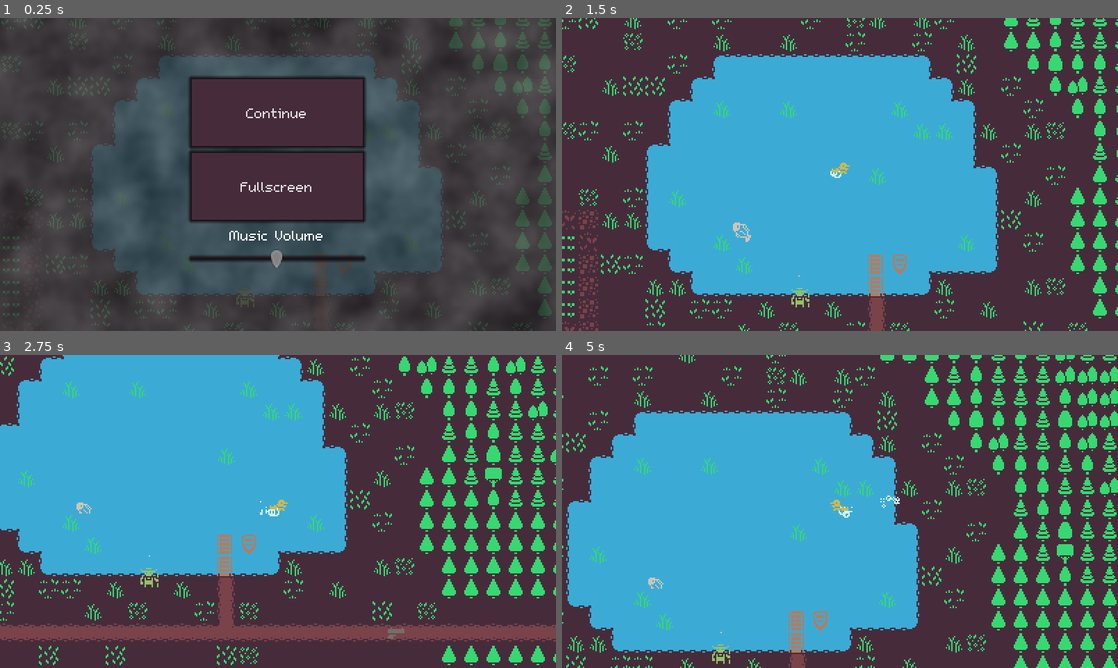
Above: before the commit, frames 1-4 (two rows, left to right).
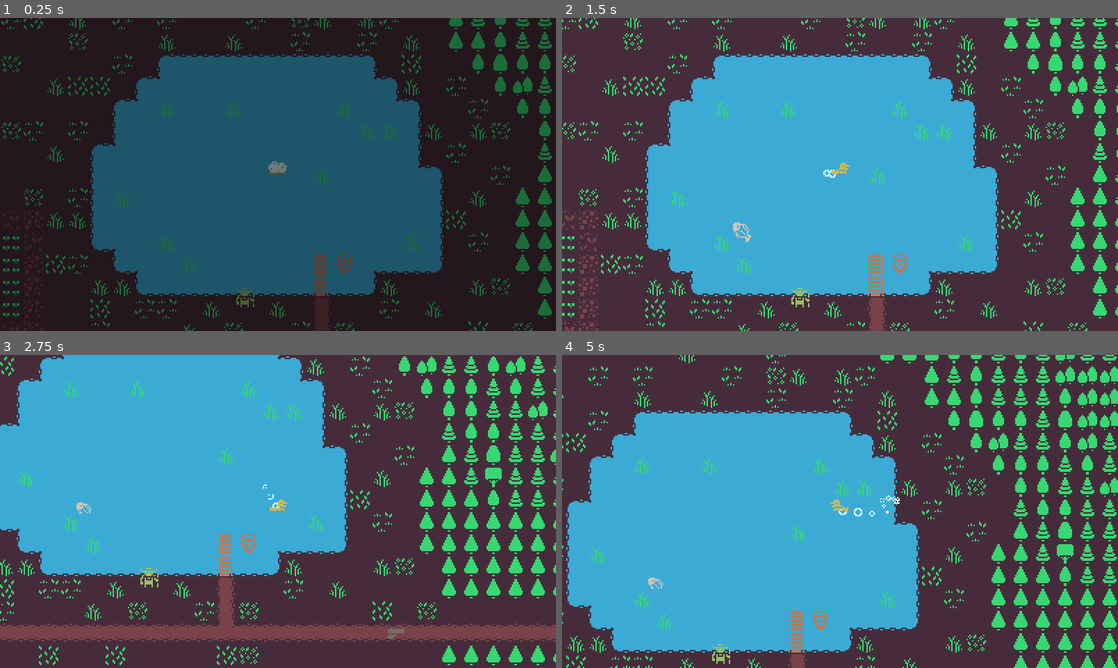
Above: after the commit, the same moments.

Repository: Lukvargen/Ducklike
Game: Godot game, scene res://Farm.tscn
The game is run twice, just before and just after one commit, with the same random seed, the same clock (stepped at 60 frames per second) and the same inputs.
Inputs (mouse positions are in pixels of both pictures, inside the frame that each line leads up to):
- Up to frame 1 (0.25 s): no input
- Up to frame 2 (1.5 s): click (840, 111) at 0.5 s, where only the run before the commit has a clickable "Continue"; move the mouse to (962, 158) at 1.27 s; hold D (move_right) from 1.28 s (still down); hold E (interact) from 1.28 s (still down)
- Up to frame 3 (2.75 s): move the mouse to (166, 527) at 2.02 s; release D (move_right) at 2.03 s; release E (interact) at 2.03 s; hold S (move_down) from 2.03 s (still down); tap J (attack) at 2.1 s; tap E (interact) at 2.3 s
- Up to frame 4 (5 s): move the mouse to (895, 442) at 2.77 s; release S (move_down) at 2.78 s; hold D (move_right) 2.78-3.53 s; hold E (interact) 2.78-3.53 s; move the mouse to (812, 574) at 3.52 s; hold W (move_up) 3.53-4.28 s; tap Space (roll) at 3.6 s; tap E (interact) at 3.8 s; move the mouse to (1006, 558) at 4.27 s; hold A (move_left) from 4.28 s (still down); hold E (interact) from 4.28 s (still down)

The runs differ from the first frame. In frame 1, 95% of the frame differs, in the area x 0-100%, y 0-100%; in frame 2, less than 0.1%; in frame 3, less than 0.1%; in frame 4, less than 0.1%.

Commit message:
dog

Diff:
--- a/Farm.tscn
+++ b/Farm.tscn
@@ -1,13 +1,16 @@
-[gd_scene load_steps=16 format=2]
+[gd_scene load_steps=30 format=2]
 
 [ext_resource path="res://Textures/colored_transparent_packed.png" type="Texture" id=1]
 [ext_resource path="res://Tileset.tres" type="TileSet" id=2]
 [ext_resource path="res://Player/Player.tscn" type="PackedScene" id=3]
 [ext_resource path="res://Scripts/WaterArea.gd" type="Script" id=4]
-[ext_resource path="res://Scenes/MageEnemy.tscn" type="PackedScene" id=5]
+[ext_resource path="res://Scenes/MainTheme.tres" type="Theme" id=5]
 [ext_resource path="res://Scripts/Farm.gd" type="Script" id=6]
+[ext_resource path="res://Scripts/Dog.gd" type="Script" id=7]
 [ext_resource path="res://Scripts/Bob.gd" type="Script" id=8]
+[ext_resource path="res://Sound/BuyComplete.wav" type="AudioStream" id=9]
 [ext_resource path="res://Scenes/Gun.tscn" type="PackedScene" id=10]
+[ext_resource path="res://Sound/BuyNegative.wav" type="AudioStream" id=11]
 
 [sub_resource type="CircleShape2D" id=1]
 radius = 8.0
@@ -91,6 +94,118 @@
 [sub_resource type="RectangleShape2D" id=7]
 extents = Vector2( 8, 16 )
 
+[sub_resource type="CircleShape2D" id=8]
+radius = 16.0
+
+[sub_resource type="AtlasTexture" id=9]
+atlas = ExtResource( 1 )
+region = Rect2( 512, 192, 16, 16 )
+
+[sub_resource type="AtlasTexture" id=10]
+atlas = ExtResource( 1 )
+region = Rect2( 358, 336, 10, 16 )
+
+[sub_resource type="AtlasTexture" id=11]
+atlas = ExtResource( 1 )
+region = Rect2( 624, 160, 16, 16 )
+
+[sub_resource type="AtlasTexture" id=12]
+atlas = ExtResource( 1 )
+region = Rect2( 624, 224, 16, 16 )
+
+[sub_resource type="AtlasTexture" id=13]
+atlas = ExtResource( 1 )
+region = Rect2( 624, 288, 16, 16 )
+
+[sub_resource type="Animation" id=14]
+resource_name = "HaveMoney"
+length = 0.2
+tracks/0/type = "value"
+tracks/0/path = NodePath("HBoxContainer:modulate")
+tracks/0/interp = 1
+tracks/0/loop_wrap = true
+tracks/0/imported = false
+tracks/0/enabled = true
+tracks/0/keys = {
+"times": PoolRealArray( 0, 0.2 ),
+"transitions": PoolRealArray( 1, 1 ),
+"update": 0,
+"values": [ Color( 0, 1, 0.0627451, 1 ), Color( 1, 1, 1, 1 ) ]
+}
+tracks/1/type = "value"
+tracks/1/path = NodePath("HBoxContainer:rect_scale")
+tracks/1/interp = 1
+tracks/1/loop_wrap = true
+tracks/1/imported = false
+tracks/1/enabled = true
+tracks/1/keys = {
+"times": PoolRealArray( 0, 0.2 ),
+"transitions": PoolRealArray( 1, 1 ),
+"update": 0,
+"values": [ Vector2( 1.2, 1.2 ), Vector2( 1, 1 ) ]
+}
+
+[sub_resource type="Animation" id=15]
+resource_name = "NoMoney"
+length = 0.2
+tracks/0/type = "value"
+tracks/0/path = NodePath("HBoxContainer:rect_rotation")
+tracks/0/interp = 2
+tracks/0/loop_wrap = true
+tracks/0/imported = false
+tracks/0/enabled = true
+tracks/0/keys = {
+"times": PoolRealArray( 0, 0.2 ),
+"transitions": PoolRealArray( 1, 1 ),
+"update": 0,
+"values": [ 15.0, 0.0 ]
+}
+tracks/1/type = "value"
+tracks/1/path = NodePath("HBoxContainer:rect_scale")
+tracks/1/interp = 1
+tracks/1/loop_wrap = true
+tracks/1/imported = false
+tracks/1/enabled = true
+tracks/1/keys = {
+"times": PoolRealArray( 0, 0.2 ),
+"transitions": PoolRealArray( 1, 1 ),
+"update": 0,
+"values": [ Vector2( 1.1, 1.1 ), Vector2( 1, 1 ) ]
+}
+tracks/2/type = "value"
+tracks/2/path = NodePath("HBoxContainer:modulate")
+tracks/2/interp = 2
+tracks/2/loop_wrap = true
+tracks/2/imported = false
+tracks/2/enabled = true
+tracks/2/keys = {
+"times": PoolRealArray( 0, 0.2 ),
+"transitions": PoolRealArray( 1, 1 ),
+"update": 0,
+"values": [ Color( 1, 0, 0, 1 ), Color( 1, 1, 1, 1 ) ]
+}
+
+[sub_resource type="Animation" id=16]
+length = 0.2
+tracks/0/type = "value"
+tracks/0/path = NodePath("HBoxContainer:rect_scale")
+tracks/0/interp = 2
+tracks/0/loop_wrap = true
+tracks/0/imported = false
+tracks/0/enabled = true
+tracks/0/keys = {
+"times": PoolRealArray( 0, 0.2 ),
+"transitions": PoolRealArray( 1, 1 ),
+"update": 0,
+"values": [ Vector2( 1e-05, 1e-05 ), Vector2( 1, 1 ) ]
+}
+
+[sub_resource type="AudioStreamRandomPitch" id=17]
+audio_stream = ExtResource( 9 )
+
+[sub_resource type="AudioStreamRandomPitch" id=18]
+audio_stream = ExtResource( 11 )
+
 [node name="Farm" type="Node2D"]
 script = ExtResource( 6 )
 
@@ -175,8 +290,8 @@
 shape = SubResource( 2 )
 
 [node name="!" type="Sprite" parent="Bob"]
+modulate = Color( 1, 1, 1, 0 )
 position = Vector2( 0, -15.25 )
-scale = Vector2( 0.2, 0.2 )
 texture = ExtResource( 1 )
 region_enabled = true
 region_rect = Rect2( 560, 208, 16, 16 )
@@ -266,8 +381,81 @@
 position = Vector2( 0, 16 )
 shape = SubResource( 7 )
 
-[node name="MageEnemy" parent="." instance=ExtResource( 5 )]
-position = Vector2( -192, -8 )
+[node name="Dog" type="Area2D" parent="."]
+position = Vector2( 192, -32 )
+script = ExtResource( 7 )
+
+[node name="CollisionShape2D" type="CollisionShape2D" parent="Dog"]
+position = Vector2( 0, 8 )
+shape = SubResource( 8 )
+
+[node name="Sprite" type="Sprite" parent="Dog"]
+texture = ExtResource( 1 )
+region_enabled = true
+region_rect = Rect2( 496, 112, 16, 16 )
+
+[node name="HBoxContainer" type="HBoxContainer" parent="Dog"]
+margin_left = -40.0
+margin_top = -24.0
+margin_right = 40.0
+margin_bottom = -8.0
+rect_pivot_offset = Vector2( 40, 8 )
+theme = ExtResource( 5 )
+custom_constants/separation = 0
+alignment = 1
+__meta__ = {
+"_edit_use_anchors_": false
+}
+
+[node name="Label" type="Label" parent="Dog/HBoxContainer"]
+margin_left = 5.0
+margin_top = 1.0
+margin_right = 17.0
+margin_bottom = 14.0
+text = "50"
+
+[node name="TextureRect2" type="TextureRect" parent="Dog/HBoxContainer"]
+margin_left = 17.0
+margin_right = 33.0
+margin_bottom = 16.0
+texture = SubResource( 9 )
+
+[node name="TextureRect" type="TextureRect" parent="Dog/HBoxContainer"]
+margin_left = 33.0
+margin_right = 43.0
+margin_bottom = 16.0
+texture = SubResource( 10 )
+
+[node name="TextureRect3" type="TextureRect" parent="Dog/HBoxContainer"]
+margin_left = 43.0
+margin_right = 59.0
+margin_bottom = 16.0
+texture = SubResource( 11 )
+
+[node name="TextureRect4" type="TextureRect" parent="Dog/HBoxContainer"]
+margin_left = 59.0
+margin_right = 75.0
+margin_bottom = 16.0
+texture = SubResource( 12 )
+
+[node name="TextureRect5" type="TextureRect" parent="Dog/HBoxContainer/TextureRect4"]
+margin_right = 768.0
+margin_bottom = 352.0
+texture = SubResource( 13 )
+__meta__ = {
+"_edit_use_anchors_": false
+}
+
+[node name="AnimationPlayer" type="AnimationPlayer" parent="Dog"]
+anims/HaveMoney = SubResource( 14 )
+anims/NoMoney = SubResource( 15 )
+anims/show = SubResource( 16 )
+
+[node name="buyComplete" type="AudioStreamPlayer" parent="Dog"]
+stream = SubResource( 17 )
+
+[node name="buyNegative" type="AudioStreamPlayer" parent="Dog"]
+stream = SubResource( 18 )
 [connection signal="picked_up" from="Gun2" to="." method="_on_Gun_picked_up"]
 [connection signal="picked_up" from="Bob/Gun" to="." method="_on_Gun_picked_up"]
 [connection signal="body_entered" from="Bob/Area2D" to="Bob" method="_on_Area2D_body_entered"]
@@ -276,3 +464,5 @@
 [connection signal="body_entered" from="WaterArea" to="WaterArea" method="_on_WaterArea_body_entered"]
 [connection signal="body_exited" from="WaterArea" to="WaterArea" method="_on_WaterArea_body_exited"]
 [connection signal="body_entered" from="ExitFarm" to="." method="_on_ExitFarm_body_entered"]
+[connection signal="body_entered" from="Dog" to="Dog" method="_on_Dog_body_entered"]
+[connection signal="body_exited" from="Dog" to="Dog" method="_on_Dog_body_exited"]
--- a/Player/HeartContainer.gd
+++ b/Player/HeartContainer.gd
@@ -10,6 +10,8 @@
 	for heart in get_children():
 		if heart is TextureRect:
 			heart.update_value(hp)
+			heart.visible = max_hp > 0
+			max_hp -= 2
 			hp -= 2
 		pass
 	pass # Replace with function body.
--- a/Player/Player.gd
+++ b/Player/Player.gd
@@ -41,6 +41,8 @@
 
 func _ready():
 	Global.player = self
+
+	increase_max_hp(Global.calculate_max_hp())
 
 func _physics_process(delta):
 	var input_dir := Vector2()
@@ -160,4 +162,8 @@
 		yield(Transition, "transition_complete")
 		get_tree().change_scene_to(load("res://Farm.tscn"))
 
+func increase_max_hp(value):
+	max_hp += value
+	hp += value
+	emit_signal("hp_changed", hp, max_hp)
 	pass
--- a/Player/Player.tscn
+++ b/Player/Player.tscn
@@ -16,26 +16,11 @@
 [sub_resource type="Curve" id=1]
 _data = [ Vector2( 0, 1 ), 0.0, 0.0, 0, 0, Vector2( 1, 0 ), 0.0, 0.0, 0, 0 ]
 
-[sub_resource type="Gradient" id=9]
+[sub_resource type="Gradient" id=2]
 colors = PoolColorArray( 1, 1, 1, 0.545098, 1, 1, 1, 0 )
 
-[sub_resource type="CircleShape2D" id=2]
+[sub_resource type="CircleShape2D" id=3]
 radius = 4.0
-
-[sub_resource type="Animation" id=3]
-length = 0.2
-tracks/0/type = "value"
-tracks/0/path = NodePath("Sprite:region_rect")
-tracks/0/interp = 2
-tracks/0/loop_wrap = true
-tracks/0/imported = false
-tracks/0/enabled = true
-tracks/0/keys = {
-"times": PoolRealArray( 0, 0.2 ),
-"transitions": PoolRealArray( 1, 1 ),
-"update": 0,
-"values": [ Rect2( 400, 112, 16, 16 ), Rect2( 400, 112, 16, 10 ) ]
-}
 
 [sub_resource type="Animation" id=4]
 length = 0.2
@@ -49,11 +34,25 @@
 "times": PoolRealArray( 0, 0.2 ),
 "transitions": PoolRealArray( 1, 1 ),
 "update": 0,
+"values": [ Rect2( 400, 112, 16, 16 ), Rect2( 400, 112, 16, 10 ) ]
+}
+
+[sub_resource type="Animation" id=5]
+length = 0.2
+tracks/0/type = "value"
+tracks/0/path = NodePath("Sprite:region_rect")
+tracks/0/interp = 2
+tracks/0/loop_wrap = true
+tracks/0/imported = false
+tracks/0/enabled = true
+tracks/0/keys = {
+"times": PoolRealArray( 0, 0.2 ),
+"transitions": PoolRealArray( 1, 1 ),
+"update": 0,
 "values": [ Rect2( 400, 112, 16, 10 ), Rect2( 400, 112, 16, 16 ) ]
 }
 
-[sub_resource type="Animation" id=5]
-resource_name = "take_dmg"
+[sub_resource type="Animation" id=6]
 length = 0.1
 tracks/0/type = "value"
 tracks/0/path = NodePath("Sprite:modulate")
@@ -162,7 +161,7 @@
 "values": [ Color( 1, 1, 1, 0 ), Color( 1, 1, 1, 1 ) ]
 }
 
-[sub_resource type="Animation" id=13]
+[sub_resource type="Animation" id=12]
 resource_name = "HpChanged"
 length = 0.2
 tracks/0/type = "value"
@@ -175,15 +174,14 @@
 "times": PoolRealArray( 0, 0.2 ),
 "transitions": PoolRealArray( 1, 1 ),
 "update": 0,
-"values": [ Vector2( 1.5, 1.5 ), Vector2( 1, 1 ) ]
-}
-
-[sub_resource type="AtlasTexture" id=11]
+"values": [ Vector2( 1.2, 1.2 ), Vector2( 1, 1 ) ]
+}
+
+[sub_resource type="AtlasTexture" id=13]
 atlas = ExtResource( 1 )
 region = Rect2( 528, 192, 16, 16 )
 
-[sub_resource type="Animation" id=12]
-resource_name = "SkullChanged"
+[sub_resource type="Animation" id=14]
 length = 0.2
 tracks/0/type = "value"
 tracks/0/path = NodePath(".:rect_scale")
@@ -204,6 +202,9 @@
 
 [node name="WaterParticle" type="CPUParticles2D" parent="."]
 emitting = false
+amount = 5
+lifetime = 0.5
+local_coords = false
 texture = ExtResource( 5 )
 direction = Vector2( -1, 0 )
 spread = 30.0
@@ -229,27 +230,26 @@
 scale_amount = 0.35
 scale_amount_random = 0.51
 scale_amount_curve = SubResource( 1 )
-color_ramp = SubResource( 9 )
+color_ramp = SubResource( 2 )
 __meta__ = {
 "_editor_description_": ""
 }
 
 [node name="CollisionShape2D" type="CollisionShape2D" parent="."]
 position = Vector2( 0, -1 )
-shape = SubResource( 2 )
+shape = SubResource( 3 )
 
 [node name="Sprite" type="Sprite" parent="."]
 modulate = Color( 1, 0.937255, 0.431373, 1 )
 position = Vector2( 0, -6 )
-rotation = 6.28319
 texture = ExtResource( 1 )
 region_enabled = true
 region_rect = Rect2( 400, 112, 16, 16 )
 
 [node name="AnimationPlayer" type="AnimationPlayer" parent="."]
-anims/enter_water = SubResource( 3 )
-anims/exit_water = SubResource( 4 )
-anims/take_dmg = SubResource( 5 )
+anims/enter_water = SubResource( 4 )
+anims/exit_water = SubResource( 5 )
+anims/take_dmg = SubResource( 6 )
 
 [node name="Camera2D" type="Camera2D" parent="."]
 current = true
@@ -257,17 +257,17 @@
 script = ExtResource( 8 )
 
 [node name="WalkSound1" type="AudioStreamPlayer" parent="."]
-stream = SubResource( 6 )
-volume_db = -10.0
-
-[node name="WalkSound2" type="AudioStreamPlayer" parent="."]
 stream = SubResource( 7 )
 volume_db = -10.0
 
+[node name="WalkSound2" type="AudioStreamPlayer" parent="."]
+stream = SubResource( 8 )
+volume_db = -10.0
+
 [node name="WalkAnim" type="AnimationPlayer" parent="."]
 playback_speed = 5.0
-anims/Roll = SubResource( 10 )
-anims/walk = SubResource( 8 )
+anims/Roll = SubResource( 9 )
+anims/walk = SubResource( 10 )
 
 [node name="Weapon" type="Node2D" parent="."]
 position = Vector2( 0, -3.53953 )
@@ -285,12 +285,17 @@
 }
 
 [node name="AnimationPlayer" type="AnimationPlayer" parent="UI/UI"]
-anims/show = SubResource( 15 )
+anims/show = SubResource( 11 )
 
 [node name="HeartContainer" type="GridContainer" parent="UI/UI"]
 anchor_right = 1.0
-margin_bottom = 36.0
+margin_right = -320.0
+margin_bottom = 40.0
+rect_min_size = Vector2( 80, 40 )
+rect_pivot_offset = Vector2( 40, 20 )
 mouse_filter = 2
+custom_constants/vseparation = 0
+custom_constants/hseparation = 0
 columns = 5
 script = ExtResource( 6 )
 __meta__ = {
@@ -299,8 +304,52 @@
 
 [node name="Heart" parent="UI/UI/HeartContainer" instance=ExtResource( 10 )]
 
+[node name="Heart2" parent="UI/UI/HeartContainer" instance=ExtResource( 10 )]
+margin_left = 16.0
+margin_right = 32.0
+
+[node name="Heart3" parent="UI/UI/HeartContainer" instance=ExtResource( 10 )]
+margin_left = 32.0
+margin_right = 48.0
+
+[node name="Heart4" parent="UI/UI/HeartContainer" instance=ExtResource( 10 )]
+margin_left = 48.0
+margin_right = 64.0
+
+[node name="Heart5" parent="UI/UI/HeartContainer" instance=ExtResource( 10 )]
+margin_left = 64.0
+margin_right = 80.0
+
+[node name="Heart6" parent="UI/UI/HeartContainer" instance=ExtResource( 10 )]
+margin_top = 16.0
+margin_bottom = 32.0
+
+[node name="Heart7" parent="UI/UI/HeartContainer" instance=ExtResource( 10 )]
+margin_left = 16.0
+margin_top = 16.0
+margin_right = 32.0
+margin_bottom = 32.0
+
+[node name="Heart8" parent="UI/UI/HeartContainer" instance=ExtResource( 10 )]
+margin_left = 32.0
+margin_top = 16.0
+margin_right = 48.0
+margin_bottom = 32.0
+
+[node name="Heart9" parent="UI/UI/HeartContainer" instance=ExtResource( 10 )]
+margin_left = 48.0
+margin_top = 16.0
+margin_right = 64.0
+margin_bottom = 32.0
+
+[node name="Heart10" parent="UI/UI/HeartContainer" instance=ExtResource( 10 )]
+margin_left = 64.0
+margin_top = 16.0
+margin_right = 80.0
+margin_bottom = 32.0
+
 [node name="HeartAnim" type="AnimationPlayer" parent="UI/UI/HeartContainer"]
-anims/HpChanged = SubResource( 13 )
+anims/HpChanged = SubResource( 12 )
 
 [node name="SkullContainer" type="HBoxContainer" parent="UI/UI"]
 anchor_left = 1.0
@@ -331,11 +380,11 @@
 margin_right = 36.0
 margin_bottom = 20.0
 mouse_filter = 2
-texture = SubResource( 11 )
+texture = SubResource( 13 )
 stretch_mode = 6
 
 [node name="AnimationPlayer" type="AnimationPlayer" parent="UI/UI/SkullContainer"]
-anims/SkullChanged = SubResource( 12 )
+anims/SkullChanged = SubResource( 14 )
 
 [node name="HurtSound" type="AudioStreamPlayer" parent="."]
 stream = ExtResource( 7 )
--- a/Scenes/CombatScenes/Forest4.tscn
+++ b/Scenes/CombatScenes/Forest4.tscn
@@ -1,11 +1,13 @@
-[gd_scene load_steps=5 format=2]
+[gd_scene load_steps=6 format=2]
 
 [ext_resource path="res://Scenes/Enemies/BasicMeleeEnemy.tscn" type="PackedScene" id=1]
 [ext_resource path="res://Scenes/Enemies/FastMeleeEnemy.tscn" type="PackedScene" id=2]
 [ext_resource path="res://Scenes/CombatScene.tscn" type="PackedScene" id=3]
 [ext_resource path="res://Scenes/Enemies/SlimeEnemy.tscn" type="PackedScene" id=4]
+[ext_resource path="res://Scenes/CombatScenes/Forest5.tscn" type="PackedScene" id=5]
 
 [node name="Forest4" instance=ExtResource( 3 )]
+next_scene = ExtResource( 5 )
 
 [node name="TileMap" parent="." index="0"]
 tile_data = PoolIntArray( -1703966, 1, 5, -1703965, 1, 65539, -1703964, 1, 1, -1703963, 1, 1, -1703962, 1, 0, -1703961, …(64263 unchanged characters)…
--- a/Scenes/CombatScenes/Forest5.tscn
+++ b/Scenes/CombatScenes/Forest5.tscn
@@ -1,12 +1,67 @@
-[gd_scene load_steps=2 format=2]
+[gd_scene load_steps=6 format=2]
 
 [ext_resource path="res://Scenes/CombatScene.tscn" type="PackedScene" id=1]
+[ext_resource path="res://Scenes/Enemies/FastMeleeEnemy.tscn" type="PackedScene" id=2]
+[ext_resource path="res://Scenes/Enemies/MageEnemy.tscn" type="PackedScene" id=3]
+[ext_resource path="res://Scenes/Enemies/BasicMeleeEnemy.tscn" type="PackedScene" id=4]
+[ext_resource path="res://Scenes/Enemies/SlimeEnemy.tscn" type="PackedScene" id=5]
 
 [node name="Forest5" instance=ExtResource( 1 )]
 
 [node name="TileMap" parent="." index="0"]
 tile_data = PoolIntArray( -917523, 1, 5, -917522, 1, 1, -917521, 1, 3, -917520, 1, 2, -917519, 1, 65539, -917518, 1, 5, …(57658 unchanged characters)…
 
+[node name="SlimeEnemy" parent="YSort" index="0" instance=ExtResource( 5 )]
+position = Vector2( -224, 72 )
+
+[node name="SlimeEnemy2" parent="YSort" index="1" instance=ExtResource( 5 )]
+position = Vector2( -328, 336 )
+
+[node name="SlimeEnemy3" parent="YSort" index="2" instance=ExtResource( 5 )]
+position = Vector2( -200, 304 )
+
+[node name="BasicMeleeEnemy" parent="YSort" index="3" instance=ExtResource( 4 )]
+position = Vector2( -56, -40 )
+
+[node name="BasicMeleeEnemy4" parent="YSort" index="4" instance=ExtResource( 4 )]
+position = Vector2( -256, 616 )
+
+[node name="BasicMeleeEnemy2" parent="YSort" index="5" instance=ExtResource( 4 )]
+position = Vector2( -80, -24 )
+
+[node name="BasicMeleeEnemy3" parent="YSort" index="6" instance=ExtResource( 4 )]
+position = Vector2( -112, -32 )
+
+[node name="MageEnemy" parent="YSort" index="7" instance=ExtResource( 3 )]
+position = Vector2( -80, -72 )
+
+[node name="MageEnemy2" parent="YSort" index="8" instance=ExtResource( 3 )]
+position = Vector2( -240, 136 )
+
+[node name="MageEnemy3" parent="YSort" index="9" instance=ExtResource( 3 )]
+position = Vector2( -280, 80 )
+
+[node name="MageEnemy4" parent="YSort" index="10" instance=ExtResource( 3 )]
+position = Vector2( -392, 456 )
+
+[node name="MageEnemy5" parent="YSort" index="11" instance=ExtResource( 3 )]
+position = Vector2( -40, 360 )
+
+[node name="MageEnemy6" parent="YSort" index="12" instance=ExtResource( 3 )]
+position = Vector2( -160, 560 )
+
+[node name="FastMeleeEnemy" parent="YSort" index="13" instance=ExtResource( 2 )]
+position = Vector2( -576, 512 )
+
+[node name="FastMeleeEnemy2" parent="YSort" index="14" instance=ExtResource( 2 )]
+position = Vector2( -552, 536 )
+
+[node name="FastMeleeEnemy3" parent="YSort" index="15" instance=ExtResource( 2 )]
+position = Vector2( -592, 544 )
+
+[node name="FastMeleeEnemy4" parent="YSort" index="16" instance=ExtResource( 2 )]
+position = Vector2( -368, 632 )
+
 [node name="PlayerSpawn" parent="." index="2"]
 position = Vector2( 80, 32 )
 
--- a/Scenes/CutSceneEnemyMelee.tscn
+++ b/Scenes/CutSceneEnemyMelee.tscn
@@ -10,6 +10,7 @@
 script = ExtResource( 2 )
 hp = 2
 speed = 40
+bonedrop_amount = 0
 
 [node name="CollisionShape2D" parent="AgroArea" index="0"]
 shape = SubResource( 1 )
--- a/Scenes/Enemies/FastMeleeEnemy.tscn
+++ b/Scenes/Enemies/FastMeleeEnemy.tscn
@@ -6,6 +6,7 @@
 [node name="FastMeleeEnemy" instance=ExtResource( 1 )]
 script = ExtResource( 2 )
 speed = 90
+bonedrop_amount = 3
 
 [node name="Sprite" parent="." index="2"]
 region_rect = Rect2( 480, 32, 16, 16 )
--- a/Scenes/MageEnemy.tscn
+++ b/Scenes/Enemies/MageEnemy.tscn
@@ -57,6 +57,7 @@
 [node name="MageEnemy" instance=ExtResource( 1 )]
 script = ExtResource( 2 )
 hp = 8
+bonedrop_amount = 5
 
 [node name="Sprite" parent="." index="2"]
 region_rect = Rect2( 384, 0, 16, 16 )
--- a/Scenes/Enemies/SlimeEnemy.tscn
+++ b/Scenes/Enemies/SlimeEnemy.tscn
@@ -27,6 +27,7 @@
 script = ExtResource( 2 )
 hp = 7
 hit_vel_mult = 0.8
+bonedrop_amount = 4
 
 [node name="Sprite" parent="." index="2"]
 region_rect = Rect2( 432, 128, 16, 16 )
--- a/Scenes/EscMenu.tscn
+++ b/Scenes/EscMenu.tscn
@@ -18,24 +18,25 @@
 "
 custom_defines = ""
 
-[sub_resource type="OpenSimplexNoise" id=2]
+[sub_resource type="OpenSimplexNoise" id=14]
 period = 27.5
 
-[sub_resource type="NoiseTexture" id=3]
+[sub_resource type="NoiseTexture" id=15]
 width = 500
 height = 500
 seamless = true
-noise = SubResource( 2 )
+noise = SubResource( 14 )
 
-[sub_resource type="ShaderMaterial" id=4]
-shader = SubResource( 1 )
-shader_param/NOISE_PATTERN = SubResource( 3 )
+[sub_resource type="ShaderMaterial" id=16]
+shader = SubResource( 13 )
+shader_param/NOISE_PATTERN = SubResource( 15 )
 
 [node name="EscMenu" type="CanvasLayer"]
 pause_mode = 2
 script = ExtResource( 1 )
 
 [node name="ColorRect" type="ColorRect" parent="."]
+visible = false
 anchor_right = 1.0
 anchor_bottom = 1.0
 mouse_filter = 2
--- /dev/null
+++ b/Scripts/Dog.gd
@@ -0,0 +1,45 @@
+extends Area2D
+
+
+var player_over = false
+onready var anim = $AnimationPlayer
+
+func _ready():
+	$HBoxContainer/Label.text = str(get_cost())
+	pass
+
+func _input(event):
+	if player_over and event.is_action_pressed("interact"):
+		if Global.data.dog_trades > 9:
+			return
+		if Global.buy(get_cost()):
+			anim.stop()
+			anim.play("HaveMoney")
+			$buyComplete.play()
+			Global.data.dog_trades += 1
+			Global.player.increase_max_hp(2)
+
+			$HBoxContainer/Label.text = str(get_cost())
+		else:
+			anim.stop()
+			anim.play("NoMoney")
+			$buyNegative.play()
+
+
+
+
+func _on_Dog_body_entered(body):
+	if body is Player:
+		player_over = true
+		$AnimationPlayer.play("show")
+	pass # Replace with function body.
+
+
+func _on_Dog_body_exited(body):
+	if body is Player:
+		player_over = false
+		$AnimationPlayer.play_backwards("show")
+	pass # Replace with function body.
+
+func get_cost():
+	return 5 * pow(2, Global.data.dog_trades)
--- a/Scripts/Enemy.gd
+++ b/Scripts/Enemy.gd
@@ -8,7 +8,7 @@
 
 export var mass = 1.0
 export var max_force = 3
-
+export var bonedrop_amount = 2
 
 var velocity = Vector2()
 
@@ -53,7 +53,7 @@
 	smoke.global_position = global_position
 	get_tree().current_scene.add_child(smoke)
 
-	for i in int(rand_range(1, 3)):
+	for i in round(rand_range(bonedrop_amount*0.5, bonedrop_amount)):
 		var bone = preload("res://Scenes/Bone.tscn").instance()
 		bone.global_position = global_position + Vector2(rand_range(-4,4), rand_range(-4, 4))
 		get_tree().current_scene.add_child(bone)
--- a/Scripts/Farm.gd
+++ b/Scripts/Farm.gd
@@ -10,6 +10,8 @@
 func _ready():
 	Transition.play_out()
 	if not Global.data.intro_played:
+		$Dog.queue_free()
+
 		MusicPlayer.change_song("calm")
 		yield(get_tree().create_timer(1.0),"timeout")
 		spawn_bread()
--- a/Scripts/Global.gd
+++ b/Scripts/Global.gd
@@ -12,6 +12,7 @@
 var data = {
 	intro_played = false,
 	skulls = 0,
+	dog_trades = 0,
 }
 
 
@@ -24,3 +25,12 @@
 func add_skull(amount):
 	data.skulls += amount
 	emit_signal("skulls_changed", data.skulls)
+
+func buy(cost):
+	if data.skulls >= cost:
+		add_skull(-cost)
+		return true
+	return false
+
+func calculate_max_hp():
+	return data.dog_trades*2
--- a/project.godot
+++ b/project.godot
@@ -38,9 +38,12 @@
 
 [application]
 
-config/name="MizGameJam"
+config/name="Ducklike"
 run/main_scene="res://Farm.tscn"
-config/icon="res://icon.png"
+boot_splash/image="res://Build/LoadScreen.png"
+boot_splash/bg_color=Color( 0.278431, 0.176471, 0.235294, 1 )
+config/icon="res://Build/DuckLike.png"
+config/windows_native_icon="res://Build/DuckLikeIcon.ico"
 
 [autoload]
 
@@ -120,3 +123,4 @@
 vram_compression/import_etc2=false
 environment/default_clear_color=Color( 0.278431, 0.176471, 0.235294, 1 )
 environment/default_environment="res://default_env.tres"
+quality/dynamic_fonts/use_oversampling=false
Not shown, added: Build/DuckLike.png.import
Binary file added: Build/DuckLikeIcon.ico
Binary file added: Build/GameIcon.ico
Not shown, added: Build/LoadScreen.png.import
Not shown: 3 places in Player/Player.tscn that only renumber resources
Not shown: 2 places in Scenes/EscMenu.tscn that only renumber resources
Not shown, added: Sound/BuyComplete.wav.import
Not shown, added: Sound/BuyNegative.wav.import
Not shown, changed: export_presets.cfg
Not shown, added: Build/DuckLike.png
Not shown, added: Build/LoadScreen.png
Not shown, added: Sound/BuyComplete.wav
(and 1 more such lines)
